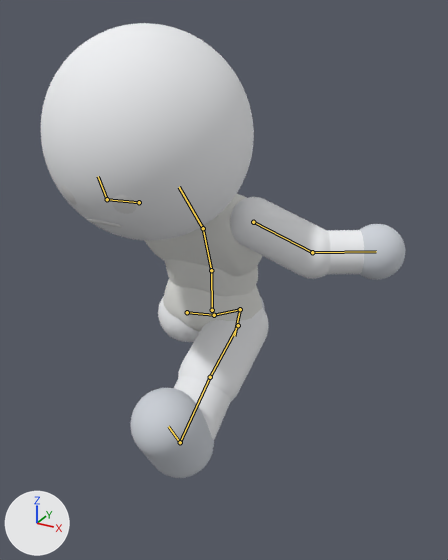
The Blender file Chibi/Chibi_Rigged.blend as it was, and as the next commit left it.
Camera for both pictures: a camera (50 mm lens) standing at (1.078, -1.865, 1.851) and looking at (0.048, 0.008, 0.915). Every picture has the same lights, and +X, +Y and +Z are marked at lower left. The first picture is the older version. Both versions are drawn at frame 12 of the action 'CHASE_Leap'; the numbers are the values there. The bones that change are drawn over the model as lines.

Objects in the first picture: 'face_vis', 'foot_left_vis', 'foot_right_vis', 'hand_left_vis', 'head_vis', 'lower_arm_left_vis', 'pelvis_geom_vis', 'shin_left_vis', 'spine_geom_vis', 'thigh_left_vis', 'thigh_right_vis', 'torso_geom_vis', 'upper_arm_left_vis'.
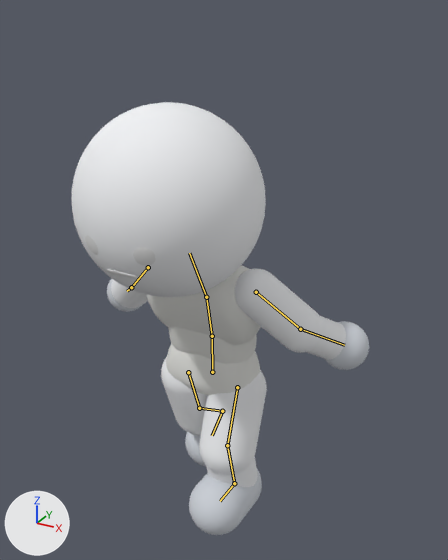
Changed parts and their boxes (x1, y1, x2, y2) in the pictures (448 x 560 px):
'head_vis', posed (8% narrower, 11% shorter): before (41, 23, 254, 241); after (71, 102, 266, 297)
'upper_arm_left_vis', posed (12% narrower): before (230, 197, 330, 279); after (235, 269, 323, 353)
'thigh_left_vis', posed: before (178, 308, 269, 401); after (199, 370, 267, 475)
'foot_left_vis', posed: before (131, 388, 214, 478); after (189, 469, 262, 535)
'torso_geom_vis', posed: before (144, 194, 262, 277); after (146, 265, 261, 345)
'pelvis_geom_vis', posed: before (163, 279, 262, 332); after (166, 343, 260, 396)
'spine_geom_vis', posed: before (165, 259, 258, 296); after (168, 327, 257, 364)
'hand_left_vis', posed: before (360, 224, 405, 280); after (325, 321, 369, 370)
'lower_arm_left_vis', posed: before (327, 230, 364, 274); after (307, 316, 346, 360)
'thigh_right_vis', posed: before (158, 296, 200, 342); after (161, 357, 207, 435)
'shin_left_vis', posed: before (174, 376, 231, 440); after (206, 456, 258, 487)
'face_vis', posed: before (61, 185, 136, 228); after (85, 236, 156, 279)
'upper_arm_right_vis', posed (not visible before): after (111, 280, 148, 308)
'hand_right_vis', posed (not visible before): after (107, 279, 141, 312)
bone 'pelvis', root to tip: before (212, 310) to (211, 270); after (212, 372) to (212, 336)
bone 'spine', root to tip: before (211, 270) to (203, 228); after (212, 336) to (206, 297)
bone 'torso', root to tip: before (203, 228) to (179, 187); after (206, 297) to (189, 253)
bone 'upper_arm_left', root to tip: before (253, 222) to (312, 252); after (256, 292) to (300, 329)
bone 'lower_arm_left', root to tip: before (312, 252) to (376, 251); after (300, 329) to (344, 345)
bone 'upper_arm_right', root to tip: before (139, 202) to (107, 199); after (148, 267) to (131, 287)
bone 'lower_arm_right', root to tip: before (107, 199) to (98, 176); after (131, 287) to (127, 291)
bone 'thigh_right', root to tip: before (187, 312) to (214, 315); after (188, 372) to (199, 408)
bone 'shin_right', root to tip: before (214, 315) to (240, 309); after (199, 408) to (222, 411)
bone 'foot_right', root to tip: before (240, 309) to (234, 336); after (222, 411) to (212, 435)
bone 'thigh_left', root to tip: before (238, 325) to (210, 377); after (237, 387) to (227, 445)
bone 'shin_left', root to tip: before (210, 377) to (180, 442); after (227, 445) to (234, 483)
bone 'foot_left', root to tip: before (180, 442) to (168, 426); after (234, 483) to (220, 501)

Patch to the scene script:
```diff
--- a/Chibi/Chibi_Rigged.blend.py
+++ b/Chibi/Chibi_Rigged.blend.py
@@ bone_pelvis @@
 bone_pelvis = bpy.data.objects['Chibi_Armature'].pose.bones['pelvis']  # child of 'Root'
-bone_pelvis.location = (0.0, 0.127, 0.0)
+bone_pelvis.location = (0.0, -0.153, 0.0)
@@ bone_spine @@
 bone_spine = bpy.data.objects['Chibi_Armature'].pose.bones['spine']  # child of 'pelvis'
-bone_spine.rotation_quaternion = (0.988, 0.0, 0.0, -0.151)  # degrees (0, 0, -17)
+bone_spine.rotation_quaternion = (0.994, 0.0, 0.0, -0.108)  # degrees (0, 0, -12)
@@ bone_torso @@
 bone_torso = bpy.data.objects['Chibi_Armature'].pose.bones['torso']  # child of 'spine'
-bone_torso.rotation_quaternion = (0.983, 0.0, 0.0, -0.184)  # degrees (0, 0, -21)
+bone_torso.rotation_quaternion = (0.991, 0.0, 0.0, -0.132)  # degrees (0, 0, -15)
@@ bone_upper_arm_left @@
 bone_upper_arm_left = bpy.data.objects['Chibi_Armature'].pose.bones['upper_arm_left']  # child of 'clavicle_left'
-bone_upper_arm_left.rotation_quaternion = (0.807, 0.578, 0.042, -0.061)  # degrees (71, 8, -3)
+bone_upper_arm_left.rotation_quaternion = (0.936, 0.352, 0.0, 0.0)  # degrees (41, 0, 0)
@@ bone_lower_arm_left @@
 bone_lower_arm_left = bpy.data.objects['Chibi_Armature'].pose.bones['lower_arm_left']  # child of 'upper_arm_left'
-bone_lower_arm_left.rotation_quaternion = (0.962, 0.0, 0.0, 0.271)  # degrees (0, 0, 32)
+bone_lower_arm_left.rotation_quaternion = (0.985, 0.0, 0.0, 0.174)  # degrees (0, 0, 20)
@@ bone_upper_arm_right @@
 bone_upper_arm_right = bpy.data.objects['Chibi_Armature'].pose.bones['upper_arm_right']  # child of 'clavicle_right'
-bone_upper_arm_right.rotation_quaternion = (0.807, -0.578, 0.042, 0.061)  # degrees (-71, 8, 3)
+bone_upper_arm_right.rotation_quaternion = (0.936, -0.352, 0.0, 0.0)  # degrees (-41, 0, 0)
@@ bone_lower_arm_right @@
 bone_lower_arm_right = bpy.data.objects['Chibi_Armature'].pose.bones['lower_arm_right']  # child of 'upper_arm_right'
-bone_lower_arm_right.rotation_quaternion = (0.962, 0.0, 0.0, 0.271)  # degrees (0, 0, 32)
+bone_lower_arm_right.rotation_quaternion = (0.985, 0.0, 0.0, 0.174)  # degrees (0, 0, 20)
@@ bone_thigh_right @@
 bone_thigh_right = bpy.data.objects['Chibi_Armature'].pose.bones['thigh_right']  # child of 'pelvis'
-bone_thigh_right.rotation_quaternion = (0.851, 0.0, 0.0, 0.525)  # degrees (0, 0, 63)
+bone_thigh_right.rotation_quaternion = (0.985, 0.0, 0.0, 0.174)  # degrees (0, 0, 20)
@@ bone_shin_right @@
 bone_shin_right = bpy.data.objects['Chibi_Armature'].pose.bones['shin_right']  # child of 'thigh_right'
-bone_shin_right.rotation_quaternion = (0.997, 0.0, 0.0, 0.078)  # degrees (0, 0, 9)
+bone_shin_right.rotation_quaternion = (0.954, 0.0, 0.0, 0.3)  # degrees (0, 0, 35)
@@ bone_foot_right @@
 bone_foot_right = bpy.data.objects['Chibi_Armature'].pose.bones['foot_right']  # child of 'shin_right'
-bone_foot_right.rotation_quaternion = (0.999, 0.043, 0.0, 0.0)  # degrees (5, 0, 0)
+bone_foot_right.rotation_quaternion = (0.986, 0.167, 0.0, 0.0)  # degrees (19, 0, 0)
@@ bone_thigh_left @@
 bone_thigh_left = bpy.data.objects['Chibi_Armature'].pose.bones['thigh_left']  # child of 'pelvis'
-bone_thigh_left.rotation_quaternion = (0.851, 0.0, 0.0, -0.525)  # degrees (0, 0, -63)
+bone_thigh_left.rotation_quaternion = (0.985, 0.0, 0.0, -0.174)  # degrees (0, 0, -20)
@@ bone_shin_left @@
 bone_shin_left = bpy.data.objects['Chibi_Armature'].pose.bones['shin_left']  # child of 'thigh_left'
-bone_shin_left.rotation_quaternion = (0.997, 0.0, 0.0, 0.078)  # degrees (0, 0, 9)
+bone_shin_left.rotation_quaternion = (0.954, 0.0, 0.0, 0.3)  # degrees (0, 0, 35)
@@ bone_foot_left @@
 bone_foot_left = bpy.data.objects['Chibi_Armature'].pose.bones['foot_left']  # child of 'shin_left'
-bone_foot_left.rotation_quaternion = (0.999, 0.043, 0.0, 0.0)  # degrees (5, 0, 0)
+bone_foot_left.rotation_quaternion = (0.986, 0.167, 0.0, 0.0)  # degrees (19, 0, 0)
```
